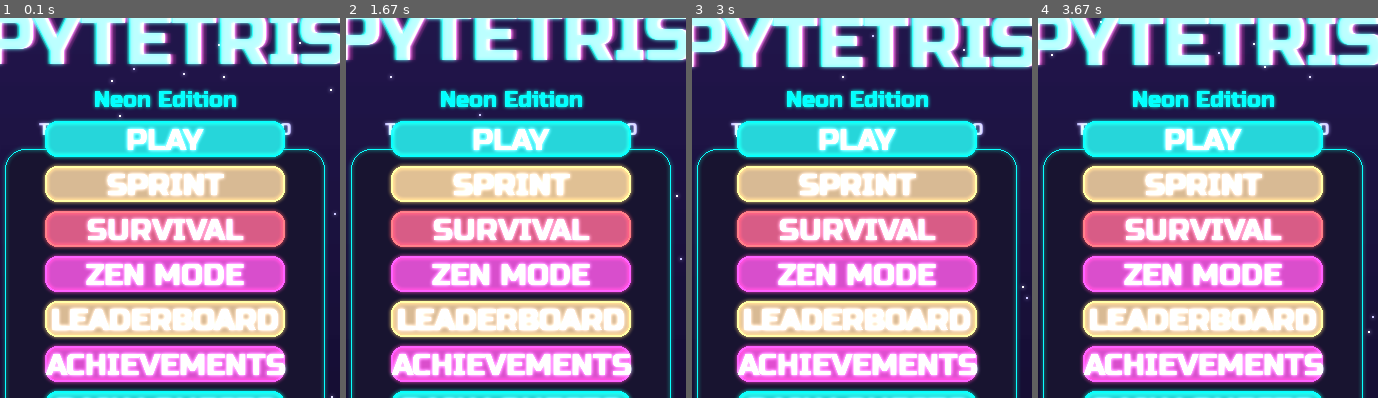
Above: before the commit, frames 1-4 (left to right).
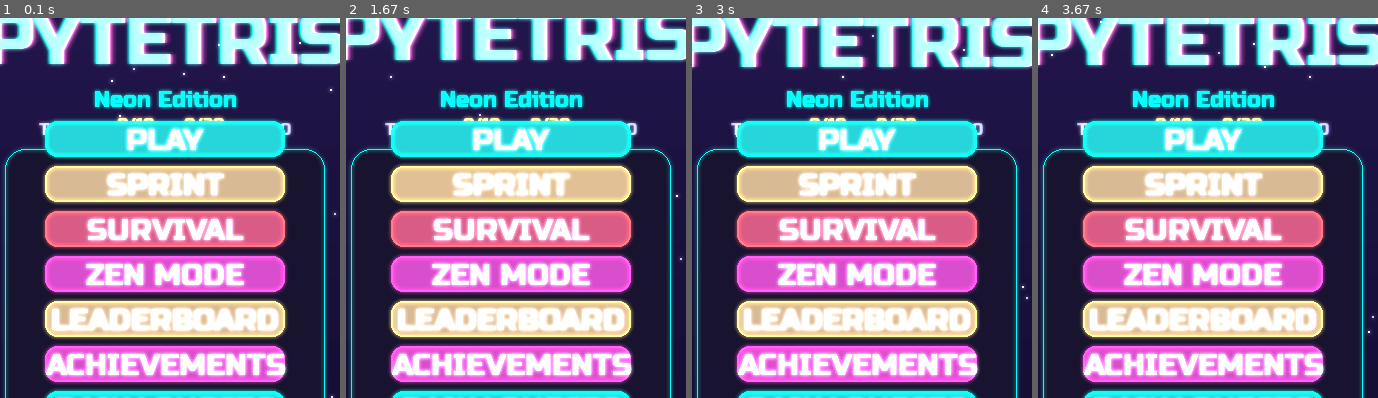
Above: after the commit, the same moments.

Repository: Folombas/PyGame2026
Game: pygame game, started from PyTetris/main.py
Same seed, same stepped clock (60 frames per second), same inputs: the game is played once before the commit and once after it.
Inputs (mouse positions are % of the whole screen's width and height, from its top left):
- Up to frame 1 (0.1 s): no input
- Up to frame 2 (1.67 s): press the mouse at (47, 85) at 0.37 s; move the mouse to (60, 52) at 0.47 s; release the mouse at (72, 19) at 0.6 s; press the mouse at (50, 71) at 0.7 s; move the mouse to (64, 64) at 0.8 s; release the mouse at (79, 58) at 0.93 s; press the mouse at (65, 85) at 1.03 s; move the mouse to (54, 69) at 1.13 s; release the mouse at (43, 54) at 1.27 s; press the mouse at (50, 30) at 1.37 s; move the mouse to (63, 21) at 1.47 s; release the mouse at (76, 12) at 1.6 s
- Up to frame 3 (3 s): press the mouse at (50, 53) at 1.7 s; move the mouse to (68, 61) at 1.8 s; release the mouse at (85, 70) at 1.93 s; press the mouse at (50, 36) at 2.03 s; move the mouse to (55, 28) at 2.13 s; release the mouse at (61, 21) at 2.27 s; press the mouse at (43, 85) at 2.37 s; move the mouse to (31, 86) at 2.47 s; release the mouse at (20, 87) at 2.6 s; press the mouse at (50, 53) at 2.7 s; move the mouse to (48, 69) at 2.8 s; release the mouse at (46, 85) at 2.93 s
- Up to frame 4 (3.67 s): press the mouse at (50, 71) at 3.03 s; move the mouse to (57, 56) at 3.13 s; release the mouse at (64, 41) at 3.27 s; press the mouse at (50, 65) at 3.37 s; move the mouse to (51, 74) at 3.47 s; release the mouse at (51, 82) at 3.6 s
The pictures show only the part of the screen within x 26-76%, y 8-58%; the shares and areas given below are measured in that part.

The runs differ from the first frame. In frame 1, 0.4% of the frame differs, in the area x 34-67%, y 25-28%; in frame 2, 0.4%; in frame 3, 0.4%; in frame 4, 0.4%.

Commit message:
feat(ui): show medals and cards counter in main menu

Diff:
--- a/PyTetris/ui.py
+++ b/PyTetris/ui.py
@@ -438,6 +438,11 @@
     surf.blit(s, s.get_rect(center=(WIDTH // 2, 140)))
 
     if meta:
+        medals = sum(1 for a in __import__('meta').ACHIEVEMENTS if meta['medals'].get(a['id'], 0) > 0)
+        cards = len(meta.get('cards', []))
+        from cards import CARDS
+        mc = F_SMALL.render(f"🏅 {medals}/10    🃏 {cards}/{len(CARDS)}", True, GOLD)
+        surf.blit(mc, mc.get_rect(center=(WIDTH // 2, 165)))
         total = meta.get('total_lines', 0)
         best = meta.get('best_score', 0)
         stat = F_SMALL.render(f"{locale.t('total_lines')}: {total}  |  {locale.t('best_score')}: {best}", True, MUTED)
